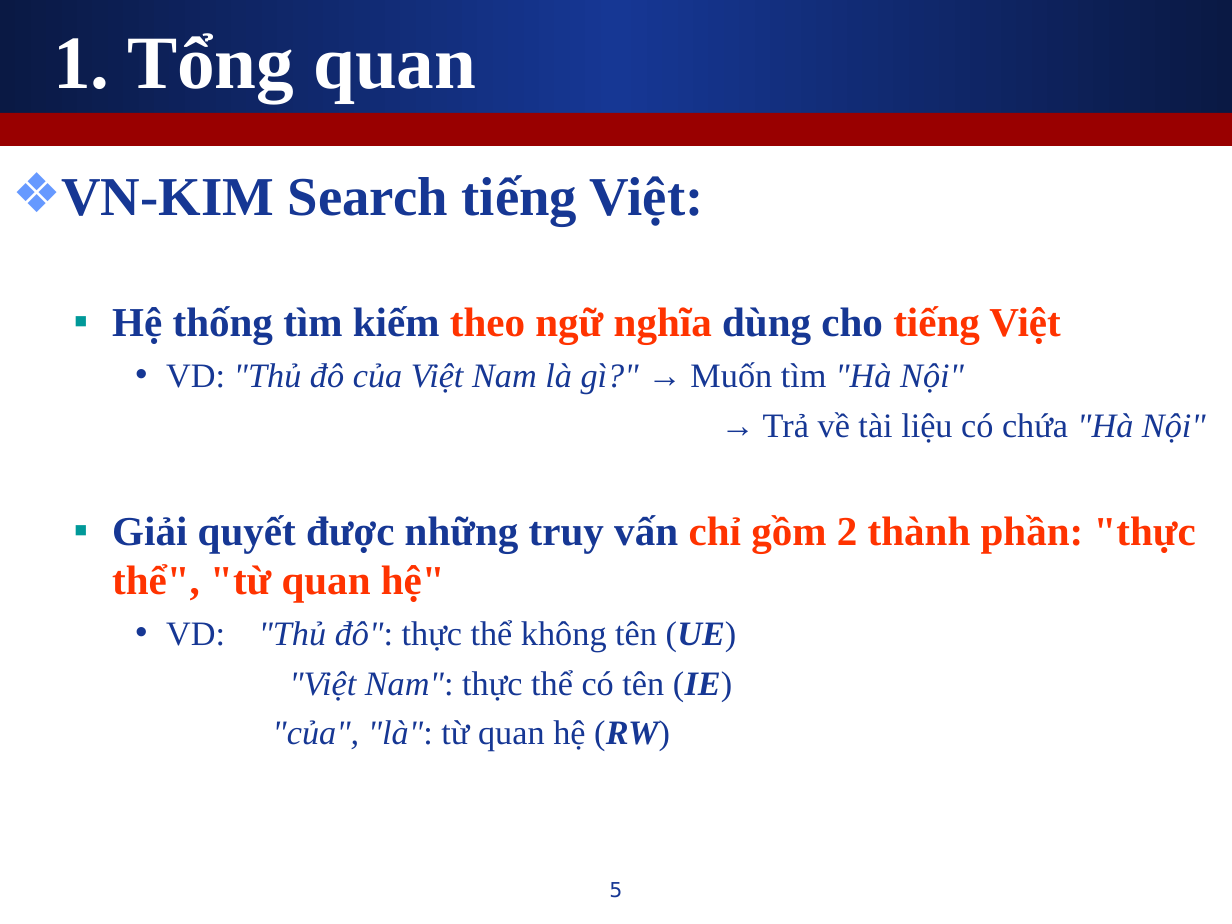
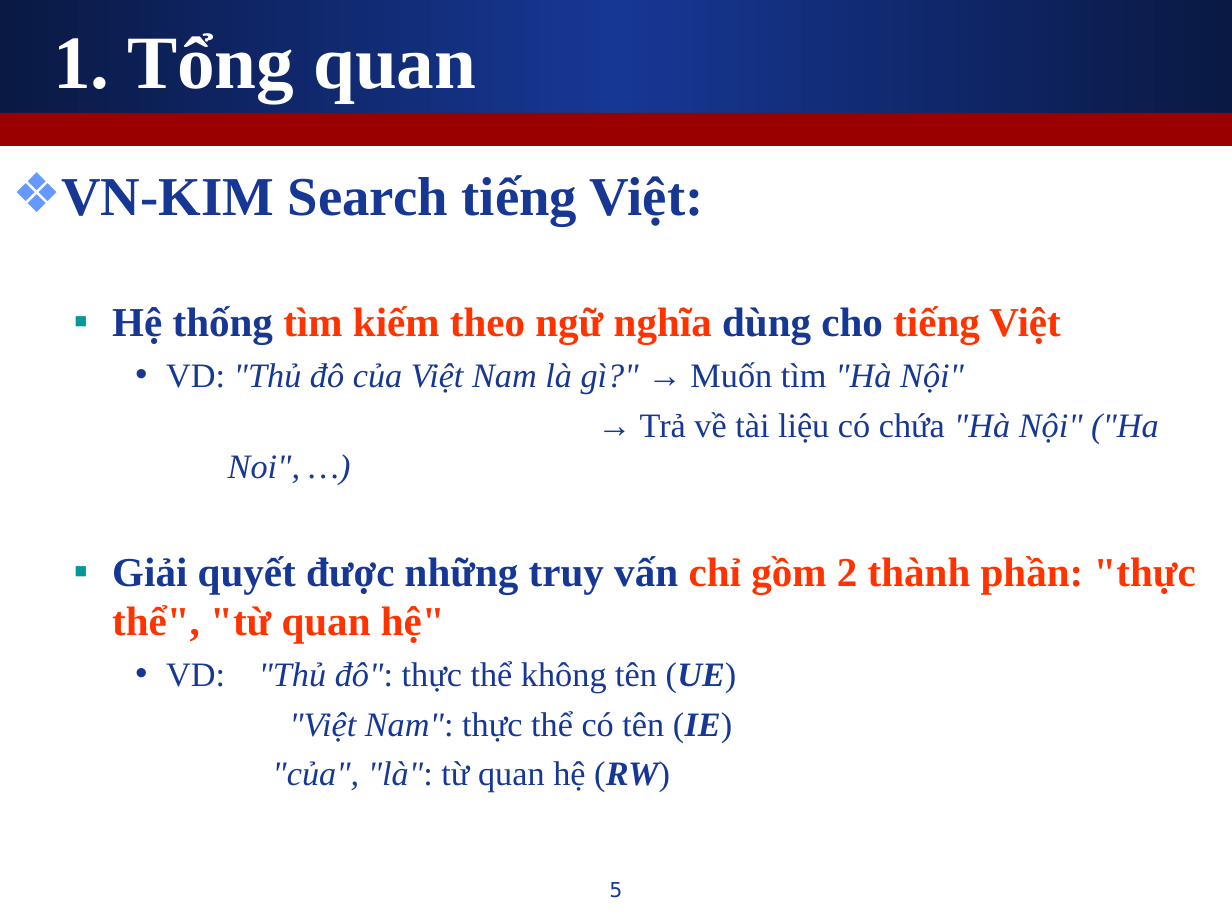
Before and after one commit to leaderwing/kt-kimres, a slide deck: slide 5 of note/Copy of [Thesis] Presentation.ppt. Drawn at 1232x924 pixels with LibreOffice and Linux fonts; fonts in the diff are those of the drawing. Boxes give left, top, right and bottom in pixels: in the first picture for what was removed or moved away, otherwise in the second. Text is boxed around its words. In the diff, an @@ line names an element or a change of style, - is before the commit and + after.

```diff
--- a/note/Copy of [Thesis] Presentation.ppt
+++ b/note/Copy of [Thesis] Presentation.ppt
@@ text at (112, 306, 1060, 344): text colour #163794 to #FF3300 in "tìm kiếm" @@
@@ text at (228, 412, 1159, 483): text changed @@
-      → Trả về tài liệu có chứa "Hà Nội"
+      → Trả về tài liệu có chứa "Hà Nội" ("Ha Noi", …)
```
Also in this commit, not shown: 5 other slides changed, 1 slide added.
